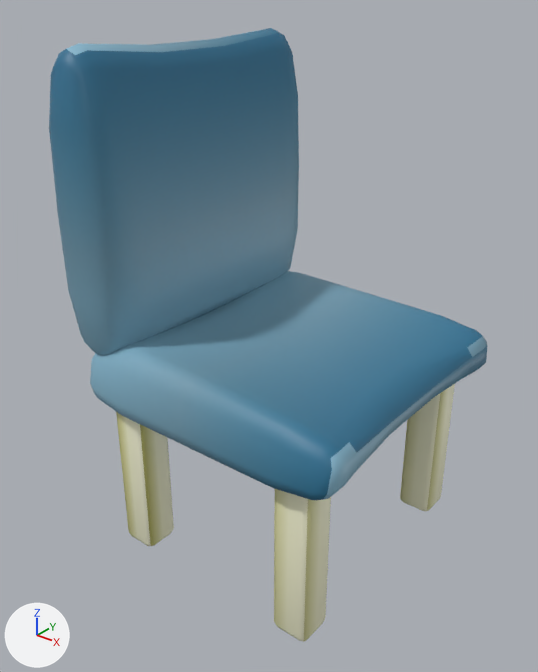
The FBX model Assets/Arts/Envi/Props/Props_Chair_01.fbx as it was, and as the next commit left it.
Both versions are drawn from a 50 mm lens placed at (0.691, -0.934, 0.963), pointed at (-0.031, -0.032, 0.403). Lighting does not change. The marker at lower left points along +X, +Y and +Z. The older version comes first. Where no turn or scale is listed for an object, it has been applied to the vertices.

The older version as bpy lines, for what is in view:
```python
mat_tex_env = principled_material('Tex_Env')
mat_tex_env.texture = img_tex_env_png
me_cube_022 = bpy.data.meshes.new('Cube.022')
me_cube_022.from_pydata(...)  # 626 vertices, 614 faces; spans x -0.287..0.252, y -0.266..0.269, z 0.005..0.874
me_cube_022.materials.append(mat_tex_env)  # picture img_tex_env_png
ob_props_chair_01 = bpy.data.objects.new('Props_Chair_01', me_cube_022)
ob_props_chair_01.location = (0.0, 0.0, 0.0)
```
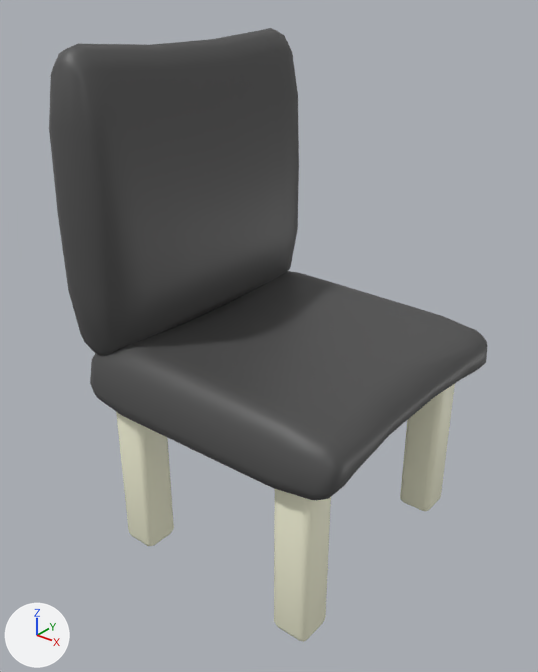
Patch to the scene script:
```diff
--- a/Assets/Arts/Envi/Props/Props_Chair_01.fbx.py
+++ b/Assets/Arts/Envi/Props/Props_Chair_01.fbx.py
@@ img_warna_baruuu_png @@
+img_warna_baruuu_png = load_image('warna baruuu.png', '../Texture/warna baruuu.png', 1024, 1024, 'sRGB')
@@ mat_tex_env @@
 mat_tex_env = principled_material('Tex_Env')
-mat_tex_env.texture = img_tex_env_png
+mat_tex_env.texture = img_warna_baruuu_png
@@ me_cube_022 @@
 me_cube_022.from_pydata(...)  # 626 vertices, 614 faces; spans x -0.287..0.252, y -0.266..0.269, z 0.005..0.874
 # used by ob_props_chair_01; location = (0.0, 0.0, 0.0)
+# me_cube_022 part 1: texture (UV) coordinates of 398 of 614 faces, centred in x -0.286..0.252, y -0.264..0.266, z 0.288..0.869, changed; they spanned u 0.76..0.87, v 0.75..0.86 and now span u 0.13..0.25, v 0.88..1.0
 me_cube_022.materials.append(mat_tex_env)
```

Changed parts and their boxes [x1, y1, x2, y2] in the pictures (538 x 672 px):
'Props_Chair_01', surface changed (blue to grey)
    both: [49, 28, 487, 642]
part 1 of me_cube_022, surface changed (blue to grey)
    both: [49, 28, 487, 500]
